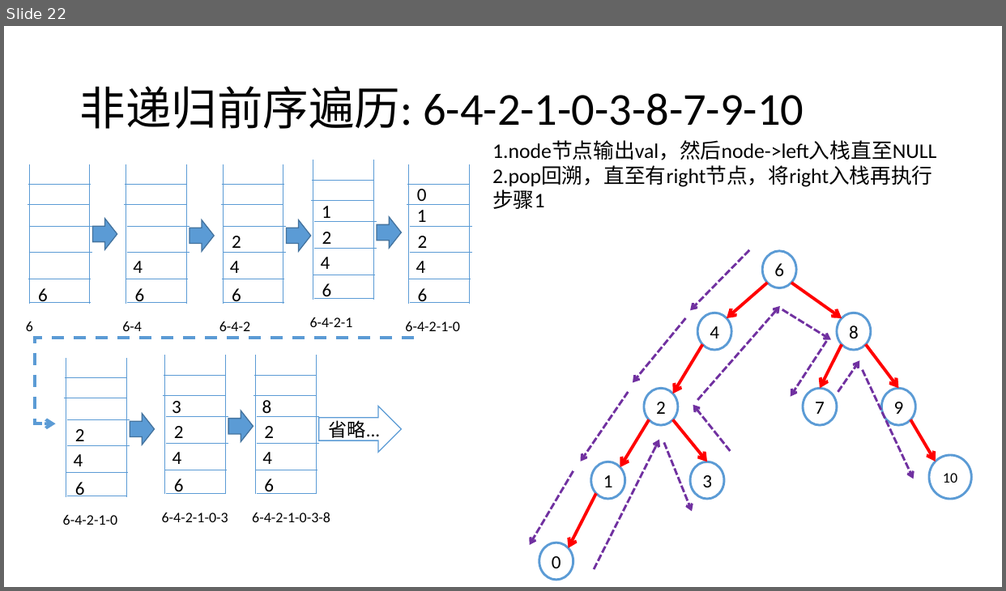
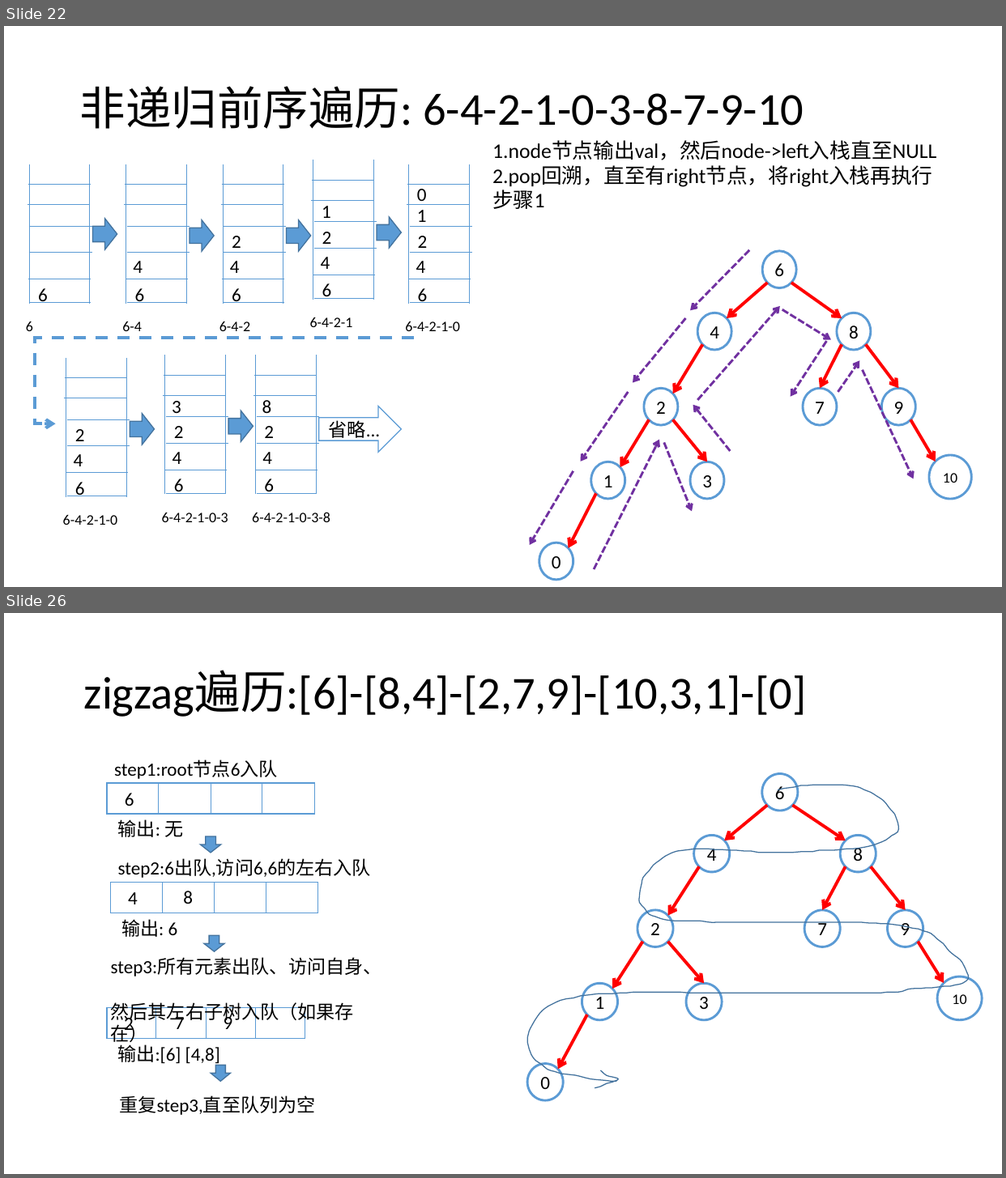
Before and after one commit to Waynefn/cpp_ds_algo, a slide deck: 课件/课件素材.pptx. Shown one above the other, each under a label of ours: slide 22 before the commit, slides 22 and 26 after it; the slides between them are not shown. The pictures are 1006x591 and 1006x1178 pixels, drawn with LibreOffice and Linux fonts; fonts in the diff are those of the drawing. Boxes give left, top, right and bottom in pixels: in the first picture for what was removed or moved away, otherwise in the second. Text is boxed around its words. In the diff, an @@ line names an element or a change of style, - is before the commit and + after.

```diff
--- a/课件/课件素材.pptx
+++ b/课件/课件素材.pptx
@@ slide 26 added at box(4, 613, 1002, 1174), background #FFFFFF @@
@@ title added at box(84, 670, 807, 717), 44 pt, text #000000 @@
+zigzag遍历:[6]-[8,4]-[2,7,9]-[10,3,1]-[0]
@@ freeform shape added at box(527, 786, 969, 1082), outline #43739E 1 pt @@
@@ group added at box(527, 774, 982, 1101): 10 ellipses, 9 arrows @@
+6
+4
+8
+2
+3
+7
+9
+1
+10
+0
@@ group added at box(108, 760, 315, 854): 3 lines, 3 texts, 1 rectangle, 1 down arrow @@
+6
+step1:root节点6入队
+输出: 无
@@ text added at box(183, 891, 193, 904), 18 pt, text #000000 @@
+8
@@ group added at box(110, 859, 371, 952): 3 lines, 3 texts, 1 rectangle, 1 down arrow @@
+4
+step2:6出队,访问6,6的左右入队
+输出: 6
@@ text added at box(175, 1014, 185, 1029), 18 pt, text #000000 @@
+7
@@ text added at box(224, 1014, 233, 1029), 18 pt, text #000000 @@
+9
@@ group added at box(108, 958, 382, 1082): 3 lines, 3 texts, 1 rectangle, 1 down arrow @@
+2
+step3:所有元素出队、访问自身、
+然后其左右子树入队（如果存在）
+输出:[6] [4,8]
@@ freeform shape added at box(594, 1071, 618, 1088), outline #43739E 1 pt @@
@@ text added at box(119, 1096, 315, 1115), 18 pt, text #000000 @@
+重复step3,直至队列为空
```
Also in this commit, not shown: 3 other slides added, 9 other files.
